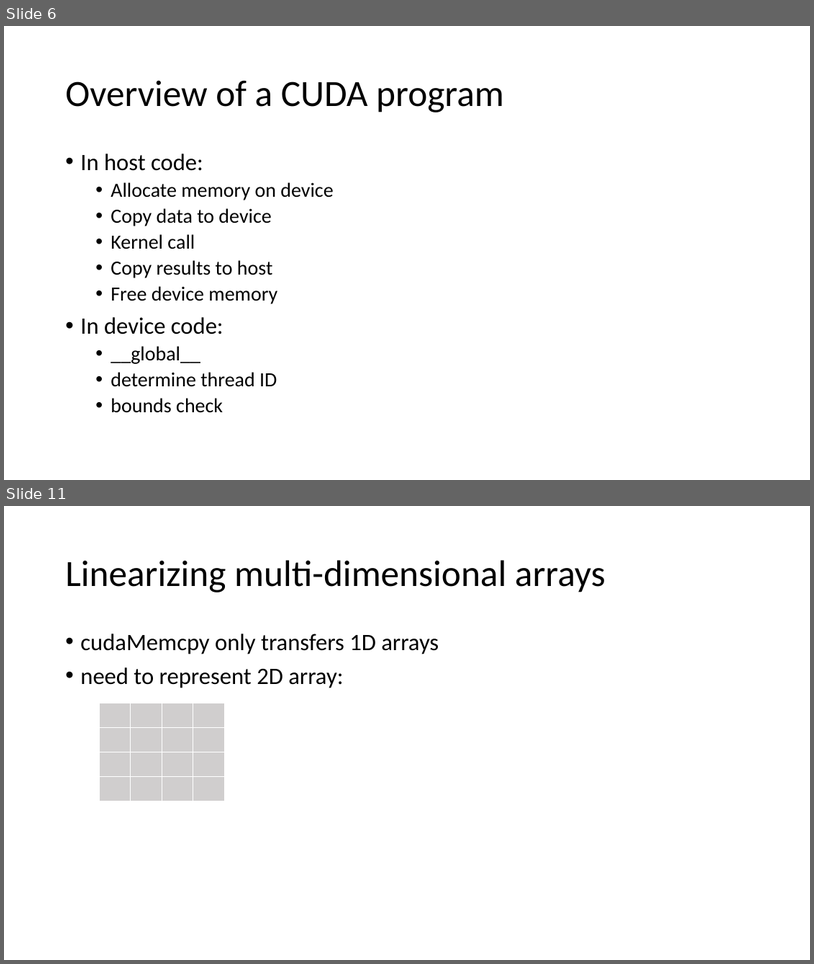
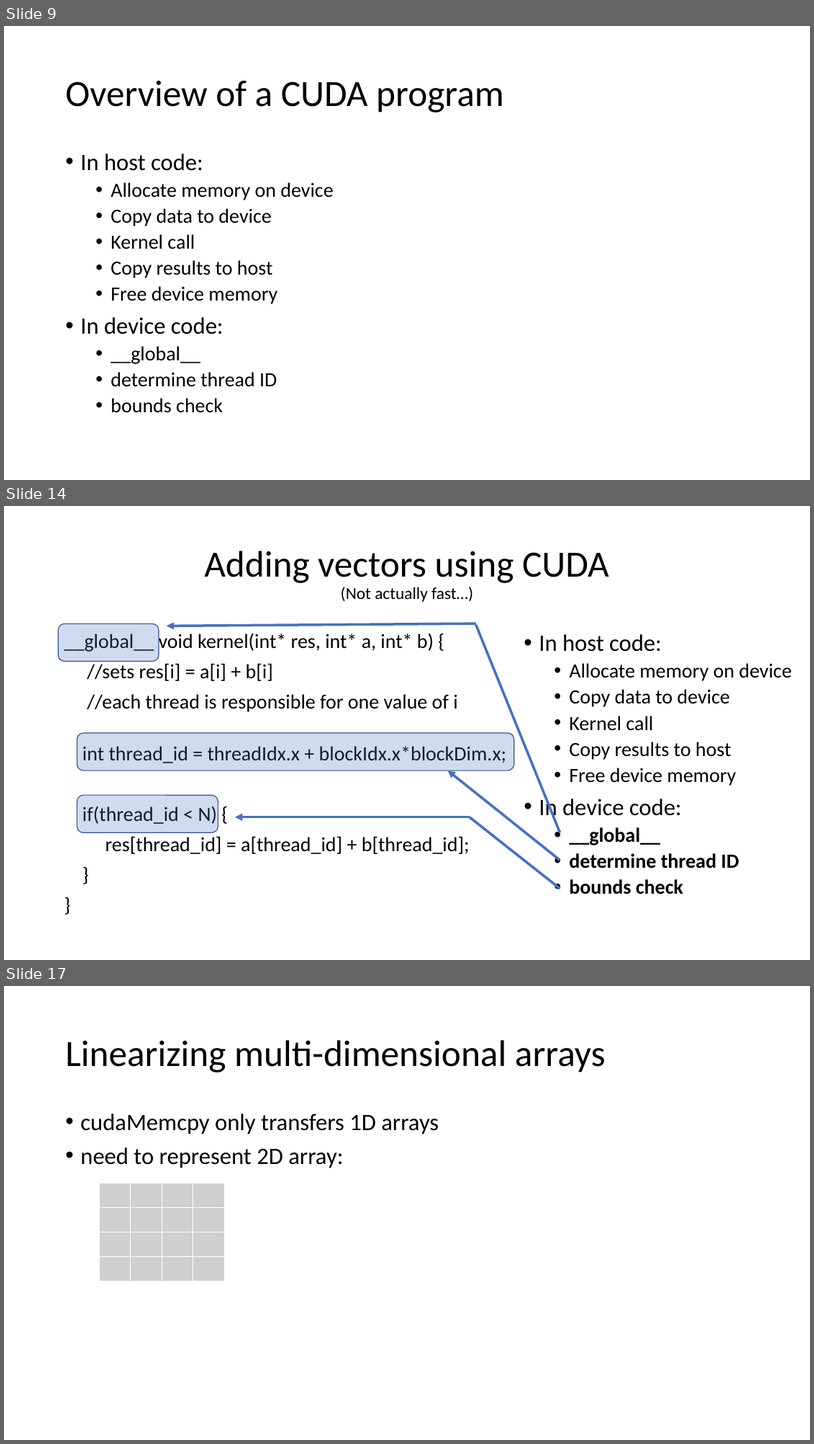
Before and after one commit to TeachingUndergradsCHC/modules, a slide deck: Programming/cuda/lecture_slides.pptx. Shown one above the other, each under a label of ours: slides 6 and 11 before the commit, slides 9, 14 and 17 after it; the slides between them are not shown. The pictures are 814x964 and 814x1444 pixels, drawn with LibreOffice and Linux fonts; fonts in the diff are those of the drawing. Boxes give left, top, right and bottom in pixels: in the first picture for what was removed or moved away, otherwise in the second. Text is boxed around its words. In the diff, an @@ line names an element or a change of style, - is before the commit and + after.

```diff
--- a/Programming/cuda/lecture_slides.pptx
+++ b/Programming/cuda/lecture_slides.pptx
@@ slide 14 added at [4, 506, 810, 960], background #FFFFFF @@
@@ title added at [204, 551, 610, 602], 44 pt, text #000000 @@
+Adding vectors using CUDA
+(Not actually fast…)
@@ rounded rectangle added at [59, 623, 159, 661], fill #4472C4 at 25% opacity, outline #325491 1 pt @@
@@ text added at [64, 631, 507, 854], 24 pt, text #000000 @@
+__global__ void kernel(int* res, int* a, int* b) {
+//sets res[i] = a[i] + b[i]
+//each thread is responsible for one value of i
+int thread_id = threadIdx.x + blockIdx.x*blockDim.x;
+if(thread_id < N) {
+res[thread_id] = a[thread_id] + b[thread_id];
+}
+}
@@ arrow added from (476, 623) to (167, 626), #4472C4 3 pt @@
@@ line added from (561, 833) to (476, 625), #4472C4 3 pt @@
@@ text added at [539, 634, 792, 894], 24 pt, text #000000 @@
+• In host code:
+  • Allocate memory on device
+  • Copy data to device
+  • Kernel call
+  • Copy results to host
+  • Free device memory
+• In device code:
+  • __global__
+  • determine thread ID
+  • bounds check
@@ rounded rectangle added at [77, 733, 514, 770], fill #4472C4 at 25% opacity, outline #325491 1 pt @@
@@ arrow added from (561, 860) to (448, 770), #4472C4 3 pt @@
@@ rounded rectangle added at [77, 795, 218, 833], fill #4472C4 at 25% opacity, outline #325491 1 pt @@
@@ arrow added from (470, 817) to (235, 817), #4472C4 3 pt @@
@@ line added from (561, 888) to (470, 817), #4472C4 3 pt @@
@@ what was slide 6 is now slide 9 @@
@@ what was slide 11 is now slide 17 @@
```
Also in this commit, not shown: 2 slides changed, 8 other slides added, 3 slides removed, 3 other files.
